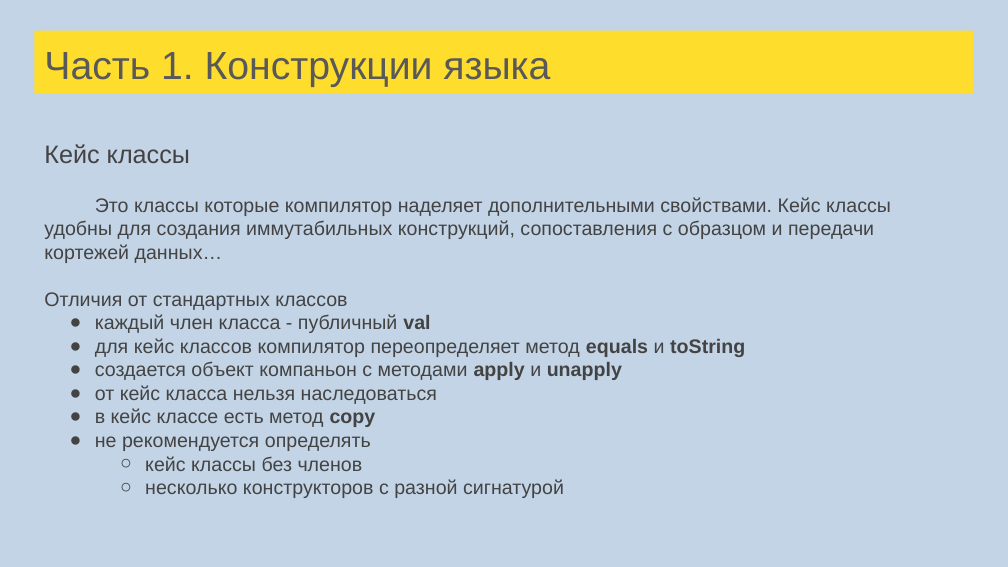
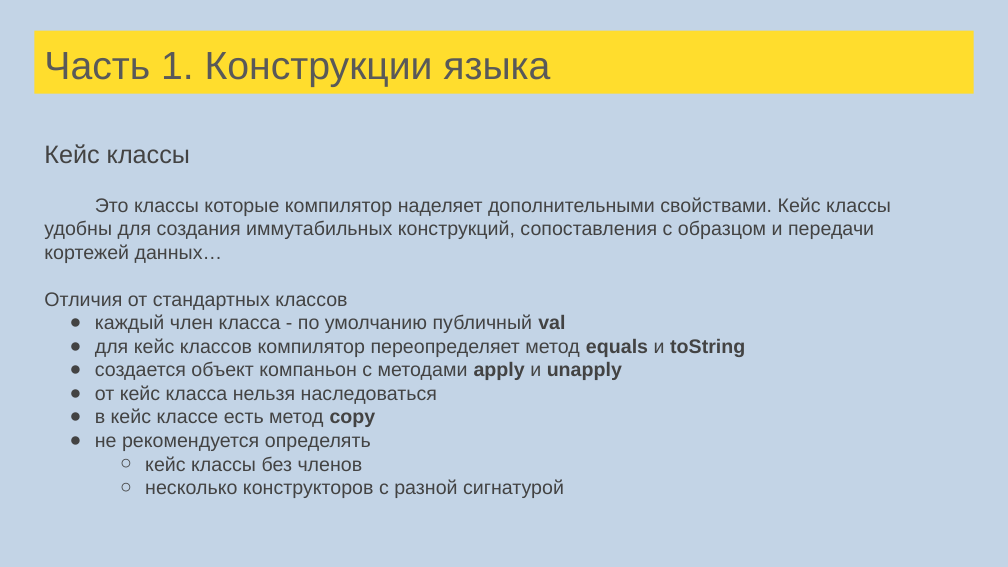
Before and after one commit to tralfamadore/ScalaLectures, a slide deck: slide 71 of src/main/resources/Лекции Scala для FinTech.pptx (slide 64 before the commit). Drawn at 1008x567 pixels with LibreOffice and Linux fonts; fonts in the diff are those of the drawing. Boxes give left, top, right and bottom in pixels: in the first picture for what was removed or moved away, otherwise in the second. Text is boxed around its words. In the diff, an @@ line names an element or a change of style, - is before the commit and + after.

```diff
--- a/src/main/resources/Лекции Scala для FinTech.pptx
+++ b/src/main/resources/Лекции Scala для FinTech.pptx
@@ text at bbox=[95, 314, 565, 333]: text changed @@
-● каждый член класса - публичный val
+● каждый член класса - по умолчанию публичный val
```
Also in this commit, not shown: 17 other slides changed, 16 slides added, 2 slides removed, 1 other file.
